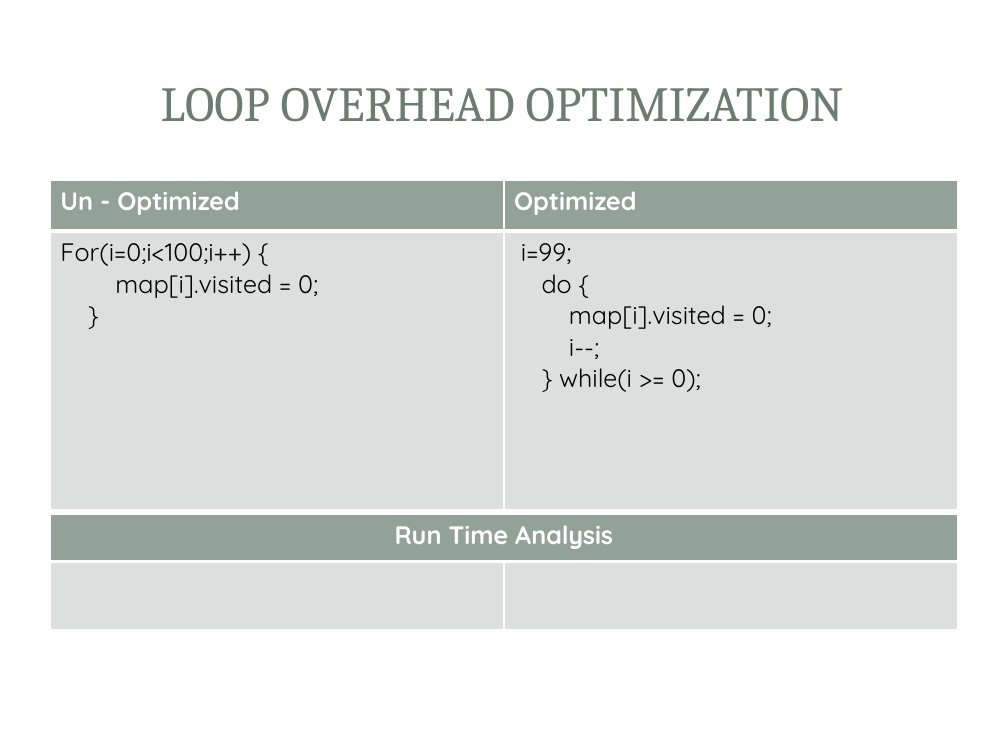
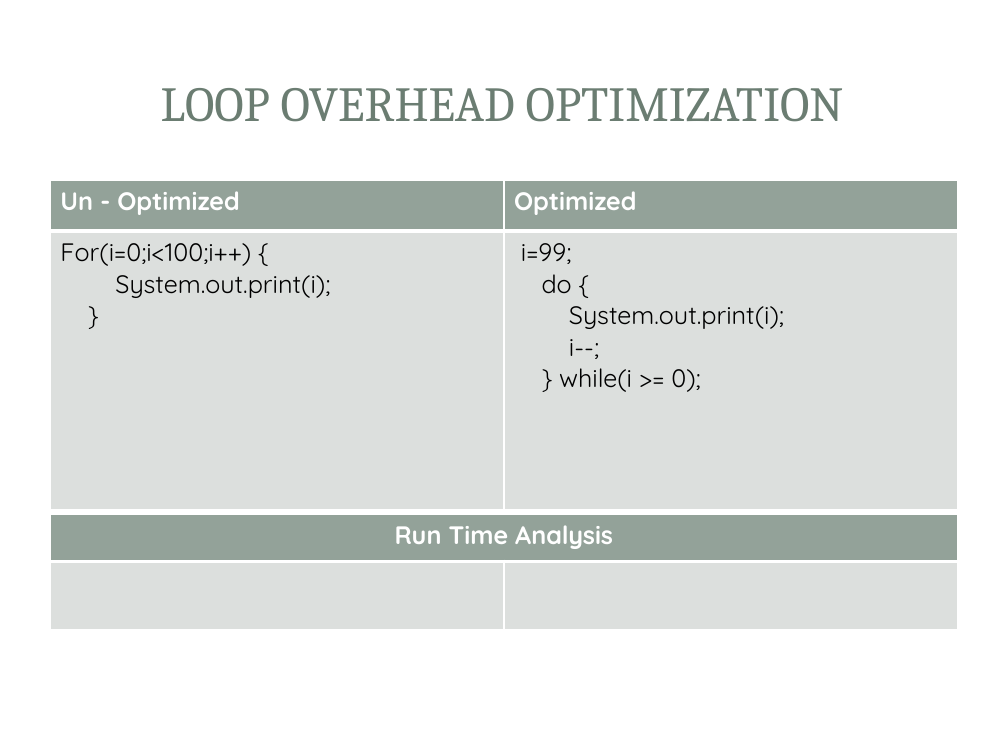
Before and after one commit to saiyamsethi5/4tb3-static-analysis, a slide deck: slide 7 of Presentation/Presentation.pptx (slide 9 before the commit). Drawn at 1008x756 pixels with LibreOffice and Linux fonts; fonts in the diff are those of the drawing; background and template pictures are left out. Boxes give left, top, right and bottom in pixels: in the first picture for what was removed or moved away, otherwise in the second. Text is boxed around its words. In the diff, an @@ line names an element or a change of style, - is before the commit and + after.

```diff
--- a/Presentation/Presentation.pptx
+++ b/Presentation/Presentation.pptx
@@ table at (50, 180, 958, 510) @@
-row 2, column 1: For(i=0;i<100;i++) { / map[i].visited = 0; / }
+row 2, column 1: For(i=0;i<100;i++) { / System.out.print(i); / }
-row 2, column 2: i=99; / do { / map[i].visited = 0; / i--; / } while(i >= 0);
+row 2, column 2: i=99; / do { / System.out.print(i); / i--; / } while(i >= 0);
```
Also in this commit, not shown: 5 other slides changed, 2 slides removed.
